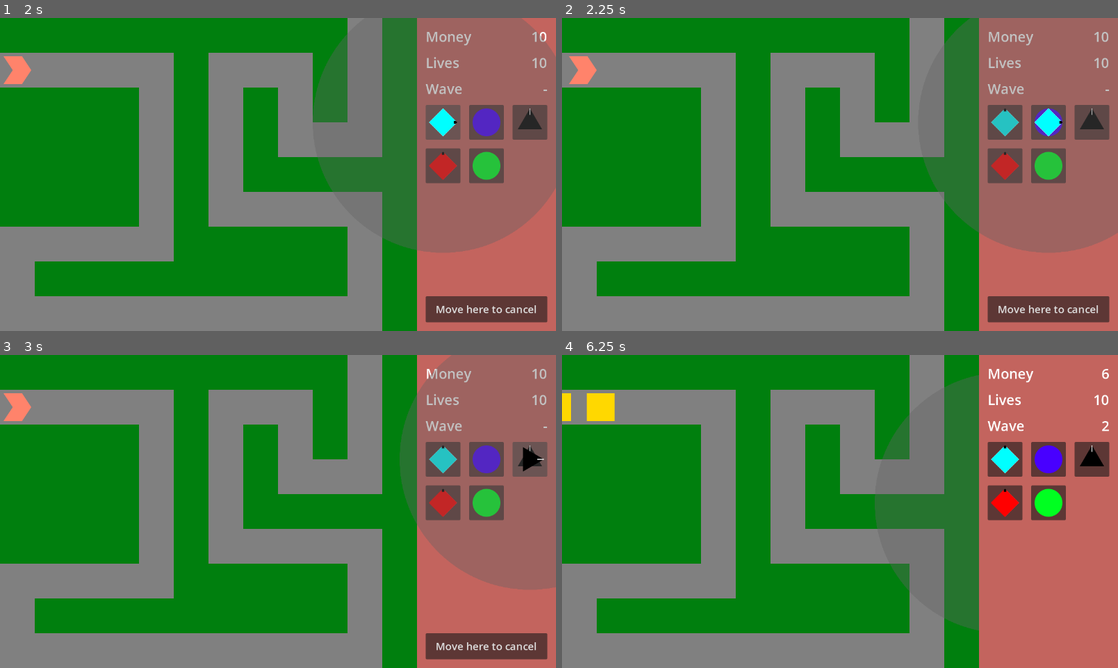
Above: before the commit, frames 1-4 (two rows, left to right).
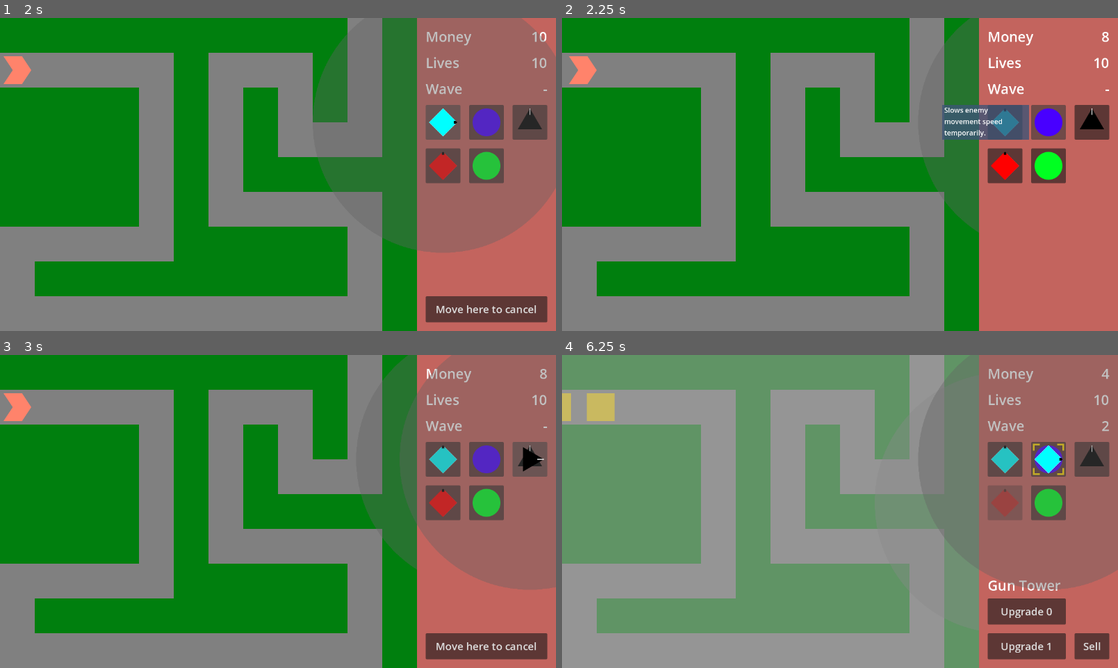
Above: after the commit, the same moments.

Repository: phrasmotica/godot-tower-defence
Game: Godot game, scene res://scenes/game.tscn
The game is run twice, just before and just after one commit, with the same random seed, the same clock (stepped at 60 frames per second) and the same inputs.
Inputs (mouse positions are in pixels of both pictures, inside the frame that each line leads up to):
- Up to frame 1 (2 s): click "Play path 0" at 0.5 s; click (444, 121) at 1.25 s
- Up to frame 2 (2.25 s): click (1051, 121) at 2 s
- Up to frame 3 (3 s): click (528, 458) at 2.75 s
- Up to frame 4 (6.25 s): click (1006, 502) at 3.5 s; click (1051, 502) at 4.25 s; click "Move here to cancel" at 5 s; tap Enter (ui_accept) at 5.75, 6.02 s; move the mouse to (962, 495) at 5.77 s; hold Shift (fast_forward) from 5.78 s (still down); tap . (next_tower) at 5.85 s; click (962, 495) at 5.92 s

Frame 1 is identical in both runs. In frame 2, 19% of the frame differs, in the area x 68-100%, y 0-98%; in frame 3, 3.3%; in frame 4, 66%, in the area x 0-100%, y 0-100%.
Error before the commit: Attempt to call function 'animate' in base 'null instance' on a null instance. (res://scripts/tower.gd:208)
Error after the commit: Attempt to call function 'hide_range' in base 'null instance' on a null instance. (res://scripts/tower.gd:143)

Commit message:
Implement new tower progress bars in gun, slow and sniper towers

Diff:
--- a/scenes/towers/gun_tower.tscn
+++ b/scenes/towers/gun_tower.tscn
@@ -1,6 +1,7 @@
-[gd_scene load_steps=27 format=3 uid="uid://bm6ytyxvbceh0"]
+[gd_scene load_steps=26 format=3 uid="uid://bm6ytyxvbceh0"]
 
 [ext_resource type="Script" path="res://scripts/tower.gd" id="1_v8t2a"]
+[ext_resource type="PackedScene" uid="uid://di7bq577a2xqr" path="res://scenes/towers/components/progress_bar.tscn" id="3_6fds3"]
 [ext_resource type="Texture2D" uid="uid://du6xscvmfx8l8" path="res://assets/sprites/towerselection.png" id="3_ksutm"]
 [ext_resource type="Script" path="res://scripts/tower_level_manager.gd" id="4_4tss6"]
 [ext_resource type="Texture2D" uid="uid://bqxjks1khgpr4" path="res://assets/sprites/tower1upgrade1.png" id="4_gubpj"]
@@ -89,18 +90,6 @@
 "transitions": PackedFloat32Array(1),
 "update": 0,
 "values": [Vector2(1, 1)]
-}
-tracks/1/type = "value"
-tracks/1/imported = false
-tracks/1/enabled = true
-tracks/1/path = NodePath("../BaseLevel:modulate")
-tracks/1/interp = 1
-tracks/1/loop_wrap = true
-tracks/1/keys = {
-"times": PackedFloat32Array(0),
-"transitions": PackedFloat32Array(1),
-"update": 0,
-"values": [Color(1, 1, 1, 1)]
 }
 
 [sub_resource type="Animation" id="Animation_ujsix"]
@@ -133,72 +122,10 @@
 }]
 }
 
-[sub_resource type="Animation" id="Animation_ytq2c"]
-resource_name = "upgrade"
-length = 3.0
-tracks/0/type = "method"
-tracks/0/imported = false
-tracks/0/enabled = true
-tracks/0/path = NodePath(".")
-tracks/0/interp = 1
-tracks/0/loop_wrap = true
-tracks/0/keys = {
-"times": PackedFloat32Array(3),
-"transitions": PackedFloat32Array(1),
-"values": [{
-"args": [],
-"method": &"upgrade_finished"
-}]
-}
-tracks/1/type = "value"
-tracks/1/imported = false
-tracks/1/enabled = true
-tracks/1/path = NodePath("../BaseLevel:modulate")
-tracks/1/interp = 1
-tracks/1/loop_wrap = true
-tracks/1/keys = {
-"times": PackedFloat32Array(0, 3),
-"transitions": PackedFloat32Array(1, 1),
-"update": 1,
-"values": [Color(1, 1, 1, 0.313726), Color(1, 1, 1, 1)]
-}
-
-[sub_resource type="Animation" id="Animation_dfao1"]
-resource_name = "warmup"
-length = 3.0
-tracks/0/type = "method"
-tracks/0/imported = false
-tracks/0/enabled = true
-tracks/0/path = NodePath(".")
-tracks/0/interp = 1
-tracks/0/loop_wrap = true
-tracks/0/keys = {
-"times": PackedFloat32Array(3),
-"transitions": PackedFloat32Array(1),
-"values": [{
-"args": [],
-"method": &"warmup_finished"
-}]
-}
-tracks/1/type = "value"
-tracks/1/imported = false
-tracks/1/enabled = true
-tracks/1/path = NodePath("../BaseLevel:modulate")
-tracks/1/interp = 1
-tracks/1/loop_wrap = true
-tracks/1/keys = {
-"times": PackedFloat32Array(0, 3),
-"transitions": PackedFloat32Array(1, 1),
-"update": 1,
-"values": [Color(1, 1, 1, 0.313726), Color(1, 1, 1, 1)]
-}
-
 [sub_resource type="AnimationLibrary" id="AnimationLibrary_qnhh7"]
 _data = {
 "RESET": SubResource("Animation_qk45j"),
-"sell": SubResource("Animation_ujsix"),
-"upgrade": SubResource("Animation_ytq2c"),
-"warmup": SubResource("Animation_dfao1")
+"sell": SubResource("Animation_ujsix")
 }
 
 [node name="GunTower" type="Node2D"]
@@ -229,6 +156,12 @@
 sprite_frames = SubResource("SpriteFrames_7prn5")
 
 [node name="ProgressBars" type="Node2D" parent="."]
+position = Vector2(0, 40)
+
+[node name="WarmupProgressBar" parent="ProgressBars" instance=ExtResource("3_6fds3")]
+
+[node name="UpgradeProgressBar" parent="ProgressBars" instance=ExtResource("3_6fds3")]
+colour = Color(1, 1, 0, 1)
 
 [node name="Visualiser" parent="." instance=ExtResource("4_tichb")]
 
@@ -309,6 +242,10 @@
 [connection signal="mouse_exited" from="DetectMouse" to="." method="_on_detect_mouse_mouse_exited"]
 [connection signal="body_entered" from="CollisionArea" to="." method="_on_collision_area_body_entered"]
 [connection signal="body_exited" from="CollisionArea" to="." method="_on_collision_area_body_exited"]
+[connection signal="finished" from="ProgressBars/WarmupProgressBar" to="Levels" method="_on_warmup_progress_bar_finished"]
+[connection signal="started" from="ProgressBars/WarmupProgressBar" to="Levels" method="_on_warmup_progress_bar_started"]
+[connection signal="finished" from="ProgressBars/UpgradeProgressBar" to="Levels" method="_on_upgrade_progress_bar_finished"]
+[connection signal="started" from="ProgressBars/UpgradeProgressBar" to="Levels" method="_on_upgrade_progress_bar_started"]
 [connection signal="adjust_effect_range" from="Levels" to="Visualiser" method="_on_levels_adjust_effect_range"]
 [connection signal="adjust_range" from="Levels" to="Visualiser" method="_on_levels_adjust_range"]
 [connection signal="created_effect" from="Levels" to="." method="_on_levels_created_effect"]
--- a/scenes/towers/slow_tower.tscn
+++ b/scenes/towers/slow_tower.tscn
@@ -1,6 +1,7 @@
-[gd_scene load_steps=28 format=3 uid="uid://b8qu4bxbhapgl"]
+[gd_scene load_steps=27 format=3 uid="uid://b8qu4bxbhapgl"]
 
 [ext_resource type="Script" path="res://scripts/tower.gd" id="1_c2mwh"]
+[ext_resource type="PackedScene" uid="uid://di7bq577a2xqr" path="res://scenes/towers/components/progress_bar.tscn" id="3_08s34"]
 [ext_resource type="Texture2D" uid="uid://du6xscvmfx8l8" path="res://assets/sprites/towerselection.png" id="3_c5d30"]
 [ext_resource type="PackedScene" uid="uid://ct2i4k8jry8hy" path="res://scenes/towers/components/visualiser.tscn" id="4_pmf8q"]
 [ext_resource type="Script" path="res://scripts/tower_level_manager.gd" id="5_t5pdt"]
@@ -90,18 +91,6 @@
 "transitions": PackedFloat32Array(1),
 "update": 0,
 "values": [Vector2(1, 1)]
-}
-tracks/1/type = "value"
-tracks/1/imported = false
-tracks/1/enabled = true
-tracks/1/path = NodePath("../BaseLevel:modulate")
-tracks/1/interp = 1
-tracks/1/loop_wrap = true
-tracks/1/keys = {
-"times": PackedFloat32Array(0),
-"transitions": PackedFloat32Array(1),
-"update": 0,
-"values": [Color(1, 1, 1, 1)]
 }
 
 [sub_resource type="Animation" id="Animation_ujsix"]
@@ -134,72 +123,10 @@
 }]
 }
 
-[sub_resource type="Animation" id="Animation_ytq2c"]
-resource_name = "upgrade"
-length = 3.0
-tracks/0/type = "method"
-tracks/0/imported = false
-tracks/0/enabled = true
-tracks/0/path = NodePath(".")
-tracks/0/interp = 1
-tracks/0/loop_wrap = true
-tracks/0/keys = {
-"times": PackedFloat32Array(3),
-"transitions": PackedFloat32Array(1),
-"values": [{
-"args": [],
-"method": &"upgrade_finished"
-}]
-}
-tracks/1/type = "value"
-tracks/1/imported = false
-tracks/1/enabled = true
-tracks/1/path = NodePath("../BaseLevel:modulate")
-tracks/1/interp = 1
-tracks/1/loop_wrap = true
-tracks/1/keys = {
-"times": PackedFloat32Array(0, 3),
-"transitions": PackedFloat32Array(1, 1),
-"update": 1,
-"values": [Color(1, 1, 1, 0.313726), Color(1, 1, 1, 1)]
-}
-
-[sub_resource type="Animation" id="Animation_dfao1"]
-resource_name = "warmup"
-length = 3.0
-tracks/0/type = "method"
-tracks/0/imported = false
-tracks/0/enabled = true
-tracks/0/path = NodePath(".")
-tracks/0/interp = 1
-tracks/0/loop_wrap = true
-tracks/0/keys = {
-"times": PackedFloat32Array(3),
-"transitions": PackedFloat32Array(1),
-"values": [{
-"args": [],
-"method": &"warmup_finished"
-}]
-}
-tracks/1/type = "value"
-tracks/1/imported = false
-tracks/1/enabled = true
-tracks/1/path = NodePath("../BaseLevel:modulate")
-tracks/1/interp = 1
-tracks/1/loop_wrap = true
-tracks/1/keys = {
-"times": PackedFloat32Array(0, 3),
-"transitions": PackedFloat32Array(1, 1),
-"update": 1,
-"values": [Color(1, 1, 1, 0.313726), Color(1, 1, 1, 1)]
-}
-
 [sub_resource type="AnimationLibrary" id="AnimationLibrary_qnhh7"]
 _data = {
 "RESET": SubResource("Animation_qk45j"),
-"sell": SubResource("Animation_ujsix"),
-"upgrade": SubResource("Animation_ytq2c"),
-"warmup": SubResource("Animation_dfao1")
+"sell": SubResource("Animation_ujsix")
 }
 
 [node name="SlowTower" type="Node2D"]
@@ -230,6 +157,12 @@
 sprite_frames = SubResource("SpriteFrames_7prn5")
 
 [node name="ProgressBars" type="Node2D" parent="."]
+position = Vector2(0, 40)
+
+[node name="WarmupProgressBar" parent="ProgressBars" instance=ExtResource("3_08s34")]
+
+[node name="UpgradeProgressBar" parent="ProgressBars" instance=ExtResource("3_08s34")]
+colour = Color(1, 1, 0, 1)
 
 [node name="Visualiser" parent="." instance=ExtResource("4_pmf8q")]
 
@@ -292,6 +225,10 @@
 [connection signal="mouse_exited" from="DetectMouse" to="." method="_on_detect_mouse_mouse_exited"]
 [connection signal="body_entered" from="CollisionArea" to="." method="_on_collision_area_body_entered"]
 [connection signal="body_exited" from="CollisionArea" to="." method="_on_collision_area_body_exited"]
+[connection signal="finished" from="ProgressBars/WarmupProgressBar" to="Levels" method="_on_warmup_progress_bar_finished"]
+[connection signal="started" from="ProgressBars/WarmupProgressBar" to="Levels" method="_on_warmup_progress_bar_started"]
+[connection signal="finished" from="ProgressBars/UpgradeProgressBar" to="Levels" method="_on_upgrade_progress_bar_finished"]
+[connection signal="started" from="ProgressBars/UpgradeProgressBar" to="Levels" method="_on_upgrade_progress_bar_started"]
 [connection signal="adjust_effect_range" from="Levels" to="Visualiser" method="_on_levels_adjust_effect_range"]
 [connection signal="adjust_range" from="Levels" to="Visualiser" method="_on_levels_adjust_range"]
 [connection signal="created_effect" from="Levels" to="." method="_on_levels_created_effect"]
--- a/scenes/towers/sniper_tower.tscn
+++ b/scenes/towers/sniper_tower.tscn
@@ -1,6 +1,7 @@
-[gd_scene load_steps=19 format=3 uid="uid://dgqvlr3p36r22"]
+[gd_scene load_steps=18 format=3 uid="uid://dgqvlr3p36r22"]
 
 [ext_resource type="Script" path="res://scripts/tower.gd" id="1_ta74e"]
+[ext_resource type="PackedScene" uid="uid://di7bq577a2xqr" path="res://scenes/towers/components/progress_bar.tscn" id="3_s0xop"]
 [ext_resource type="Texture2D" uid="uid://du6xscvmfx8l8" path="res://assets/sprites/towerselection.png" id="3_sg6wu"]
 [ext_resource type="PackedScene" uid="uid://ct2i4k8jry8hy" path="res://scenes/towers/components/visualiser.tscn" id="4_s7iwo"]
 [ext_resource type="Script" path="res://scripts/tower_level_manager.gd" id="5_0kjs1"]
@@ -52,18 +53,6 @@
 "transitions": PackedFloat32Array(1),
 "update": 0,
 "values": [Vector2(1, 1)]
-}
-tracks/1/type = "value"
-tracks/1/imported = false
-tracks/1/enabled = true
-tracks/1/path = NodePath("../BaseLevel:modulate")
-tracks/1/interp = 1
-tracks/1/loop_wrap = true
-tracks/1/keys = {
-"times": PackedFloat32Array(0),
-"transitions": PackedFloat32Array(1),
-"update": 0,
-"values": [Color(1, 1, 1, 1)]
 }
 
 [sub_resource type="Animation" id="Animation_ujsix"]
@@ -96,72 +85,10 @@
 }]
 }
 
-[sub_resource type="Animation" id="Animation_ytq2c"]
-resource_name = "upgrade"
-length = 3.0
-tracks/0/type = "method"
-tracks/0/imported = false
-tracks/0/enabled = true
-tracks/0/path = NodePath(".")
-tracks/0/interp = 1
-tracks/0/loop_wrap = true
-tracks/0/keys = {
-"times": PackedFloat32Array(3),
-"transitions": PackedFloat32Array(1),
-"values": [{
-"args": [],
-"method": &"upgrade_finished"
-}]
-}
-tracks/1/type = "value"
-tracks/1/imported = false
-tracks/1/enabled = true
-tracks/1/path = NodePath("../BaseLevel:modulate")
-tracks/1/interp = 1
-tracks/1/loop_wrap = true
-tracks/1/keys = {
-"times": PackedFloat32Array(0, 3),
-"transitions": PackedFloat32Array(1, 1),
-"update": 1,
-"values": [Color(1, 1, 1, 0.313726), Color(1, 1, 1, 1)]
-}
-
-[sub_resource type="Animation" id="Animation_dfao1"]
-resource_name = "warmup"
-length = 3.0
-tracks/0/type = "method"
-tracks/0/imported = false
-tracks/0/enabled = true
-tracks/0/path = NodePath(".")
-tracks/0/interp = 1
-tracks/0/loop_wrap = true
-tracks/0/keys = {
-"times": PackedFloat32Array(3),
-"transitions": PackedFloat32Array(1),
-"values": [{
-"args": [],
-"method": &"warmup_finished"
-}]
-}
-tracks/1/type = "value"
-tracks/1/imported = false
-tracks/1/enabled = true
-tracks/1/path = NodePath("../BaseLevel:modulate")
-tracks/1/interp = 1
-tracks/1/loop_wrap = true
-tracks/1/keys = {
-"times": PackedFloat32Array(0, 3),
-"transitions": PackedFloat32Array(1, 1),
-"update": 1,
-"values": [Color(1, 1, 1, 0.313726), Color(1, 1, 1, 1)]
-}
-
 [sub_resource type="AnimationLibrary" id="AnimationLibrary_qnhh7"]
 _data = {
 "RESET": SubResource("Animation_qk45j"),
-"sell": SubResource("Animation_ujsix"),
-"upgrade": SubResource("Animation_ytq2c"),
-"warmup": SubResource("Animation_dfao1")
+"sell": SubResource("Animation_ujsix")
 }
 
 [node name="SniperTower" type="Node2D"]
@@ -192,6 +119,12 @@
 sprite_frames = SubResource("SpriteFrames_7prn5")
 
 [node name="ProgressBars" type="Node2D" parent="."]
+position = Vector2(0, 40)
+
+[node name="WarmupProgressBar" parent="ProgressBars" instance=ExtResource("3_s0xop")]
+
+[node name="UpgradeProgressBar" parent="ProgressBars" instance=ExtResource("3_s0xop")]
+colour = Color(1, 1, 0, 1)
 
 [node name="Visualiser" parent="." instance=ExtResource("4_s7iwo")]
 show_bolt_line = true
@@ -251,6 +184,10 @@
 [connection signal="mouse_exited" from="DetectMouse" to="." method="_on_detect_mouse_mouse_exited"]
 [connection signal="body_entered" from="CollisionArea" to="." method="_on_collision_area_body_entered"]
 [connection signal="body_exited" from="CollisionArea" to="." method="_on_collision_area_body_exited"]
+[connection signal="finished" from="ProgressBars/WarmupProgressBar" to="Levels" method="_on_warmup_progress_bar_finished"]
+[connection signal="started" from="ProgressBars/WarmupProgressBar" to="Levels" method="_on_warmup_progress_bar_started"]
+[connection signal="finished" from="ProgressBars/UpgradeProgressBar" to="Levels" method="_on_upgrade_progress_bar_finished"]
+[connection signal="started" from="ProgressBars/UpgradeProgressBar" to="Levels" method="_on_upgrade_progress_bar_started"]
 [connection signal="adjust_effect_range" from="Levels" to="Visualiser" method="_on_levels_adjust_effect_range"]
 [connection signal="adjust_range" from="Levels" to="Visualiser" method="_on_levels_adjust_range"]
 [connection signal="adjust_range" from="Levels" to="Levels/FiringLine" method="_on_levels_adjust_range"]
